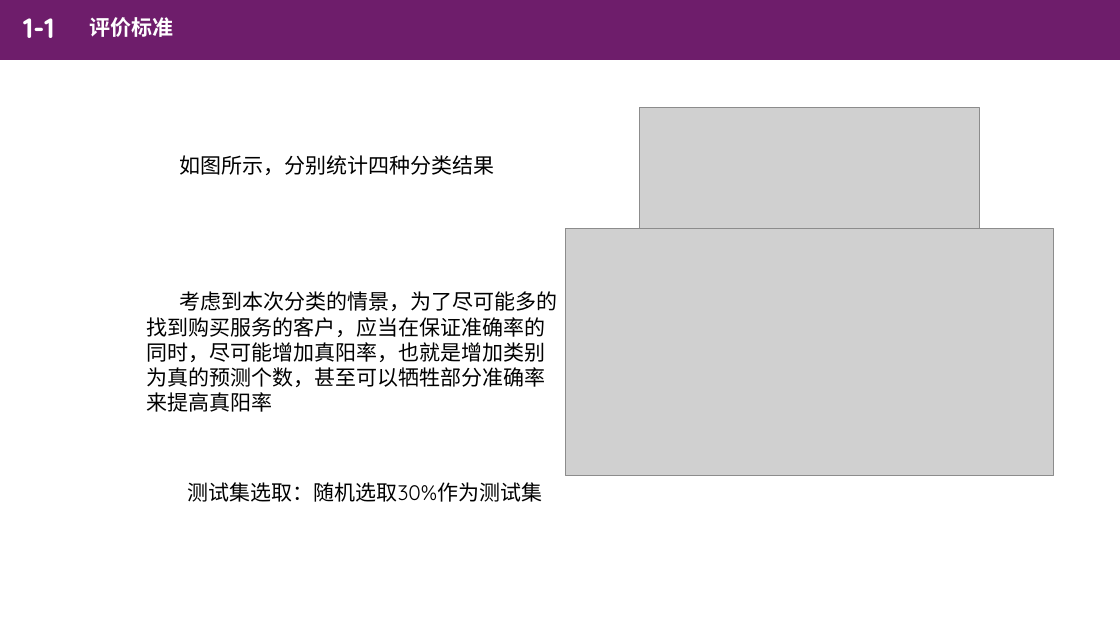
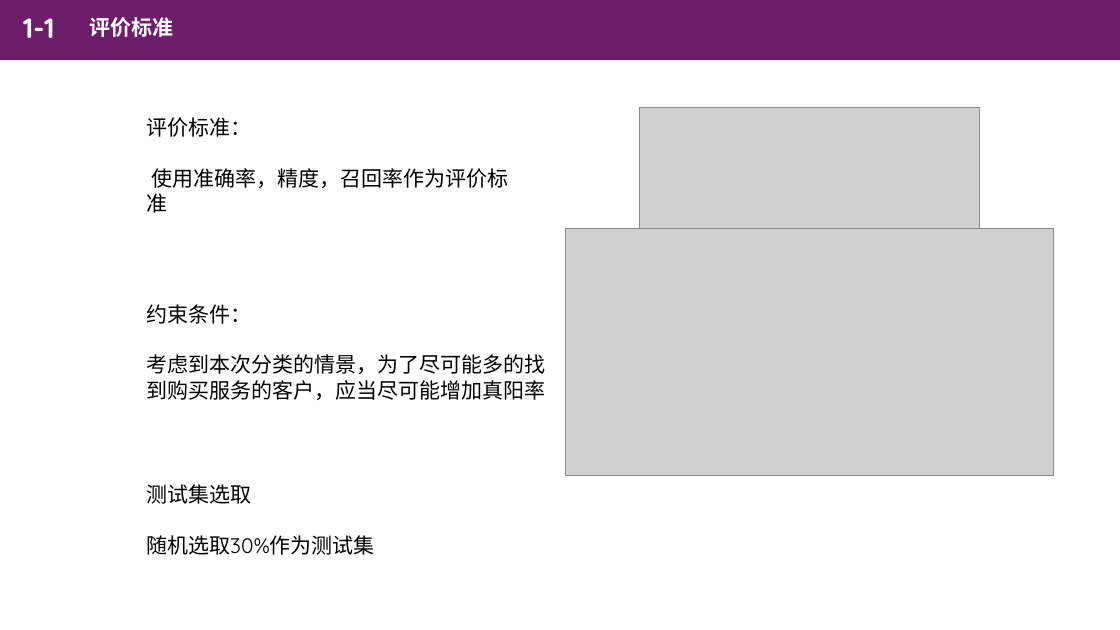
Before and after one commit to cuiods/DataRepository, a slide deck: slide 2 of Homework2/BankClassify/doc/数据仓库报告.pptx. Drawn at 1120x630 pixels with LibreOffice and Linux fonts; fonts in the diff are those of the drawing; grey boxes stand for pictures. Boxes give left, top, right and bottom in pixels: in the first picture for what was removed or moved away, otherwise in the second. Text is boxed around its words. In the diff, an @@ line names an element or a change of style, - is before the commit and + after.

```diff
--- a/Homework2/BankClassify/doc/数据仓库报告.pptx
+++ b/Homework2/BankClassify/doc/数据仓库报告.pptx
@@ text at <box>146,117,508,213</box>: text changed @@
-如图所示，分别统计四种分类结果
+评价标准：
+使用准确率，精度，召回率作为评价标准
@@ text at <box>146,304,545,400</box>: text changed @@
-考虑到本次分类的情景，为了尽可能多的找到购买服务的客户，应当在保证准确率的同时，尽可能增加真阳率，也就是增加类别为真的预测个数，甚至可以牺牲部分准确率来提高真阳率
+约束条件：
+考虑到本次分类的情景，为了尽可能多的找到购买服务的客户，应当尽可能增加真阳率
@@ text at <box>146,484,375,555</box>: text changed @@
-测试集选取：随机选取30%作为测试集
+测试集选取
+随机选取30%作为测试集
```
Also in this commit, not shown: 5 other slides changed, 1 slide removed, 1 other file.
